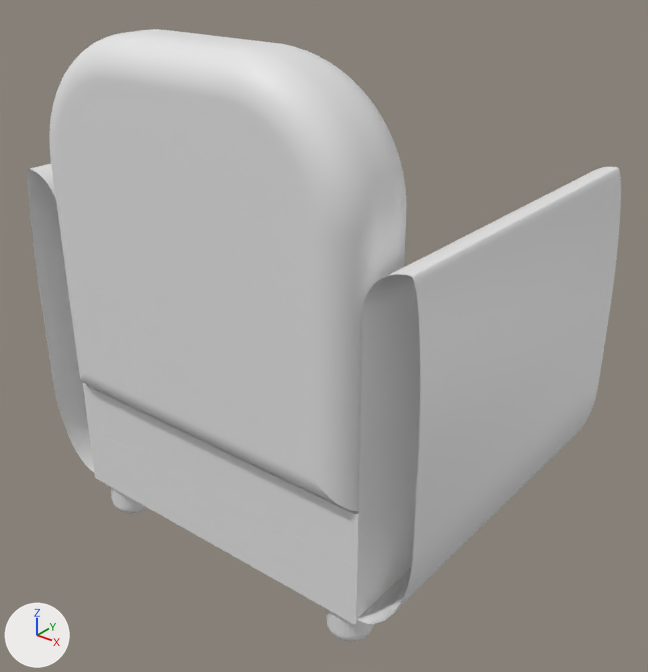
The FBX model Assets/Models/Kids/Kids_Chair.fbx: old version first, new version second.
Camera for both pictures: a 50 mm camera at (1.65, -26.24, 3.47) aimed at (-1.22, -22.66, 1.25). Arrows for +X, +Y and +Z are at lower left; the lights stay in place. Vertices at the same position are counted once.

The scene before the commit, as lines of its bpy script (objects in view):
```python
me_cube_009 = bpy.data.meshes.new('Cube.009')
me_cube_009.from_pydata(...)  # 7104 vertices, 6738 faces; spans x -1.3..1.3, y -1.1..1.0, z -1.89..1.0
ob_cube = bpy.data.objects.new('Cube', me_cube_009)
ob_cube.location = (-1.313, -22.536, 1.934)
```
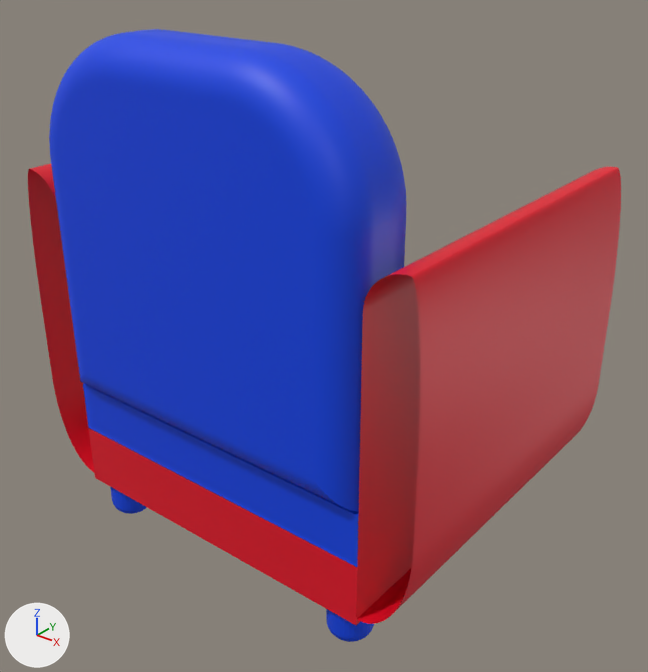
Where the newer file only moved an object's origin or applied its transform, the numbers keep the older frame.

Boxes [x1, y1, x2, y2] around the edits, measured in the pictures (648 x 672 px):
part 1 of me_cube_009, recoloured (grey to blue)
    both: [49, 29, 407, 642]
part 2 of me_cube_009, recoloured (grey to red)
    both: [28, 164, 94, 472]
part 3 of me_cube_009, recoloured (grey to red)
    both: [356, 167, 621, 625]
part 4 of me_cube_009, recoloured (grey to red)
    both: [89, 428, 357, 625]

What changed in the scene script:
```text
Add mat_2:
    mat_2 = principled_material('2')
    mat_2.base_color = (0.8, 0.0, 0.017)  # red #e70023
Add mat_1:
    mat_1 = principled_material('1')
    mat_1.base_color = (0.0, 0.0575, 0.8)  # blue #0044e7
Change me_cube_009:
    where me_cube_009.from_pydata(...)  # 7104 vertices, 6738 faces; spans x -1.3..1.3, y -1.1..1.0, z -1.89..1.0
    used by ob_cube; location = (-1.313, -22.536, 1.934)
    me_cube_009 part 1: 6572 of the faces centred in x -1.0..1.0, y -1.1..1.0, z -1.89..1.0 switch from no material to mat_1 (blue #0044e7)
    me_cube_009 part 2: 81 of the faces centred in x -1.3..-1.0, y 0.0, z -1.61..0.24 switch from no material to mat_2 (red #e70023)
    me_cube_009 part 3: 81 of the faces centred in x 1.0..1.3, y 0.0, z -1.61..0.24 switch from no material to mat_2 (red #e70023)
    me_cube_009 part 4: 1 of the faces centred in x 0.0, y -1.0, z -1.47 switch from no material to mat_2 (red #e70023)
```
